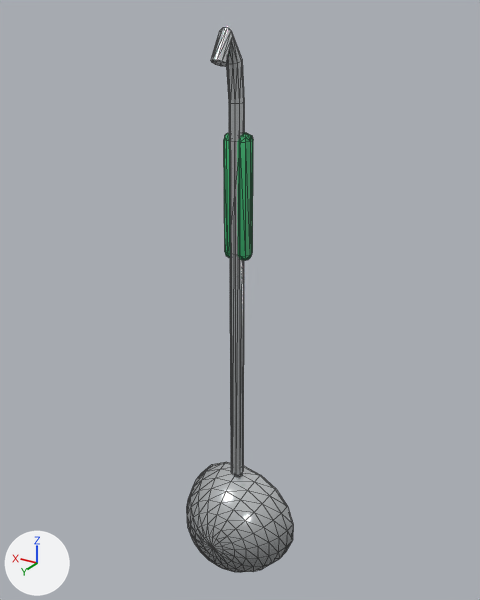
One commit to the glTF model assets/models/fp-ladle-4.gltf: the scene before it, then after it.
One viewpoint serves both versions: a 50 mm camera at (-0.183, 0.291, 0.022) aimed at (-0.001, -0.012, -0.13). The axes (+X, +Y, +Z) are drawn at lower left. The lights are the same throughout. The picture after the commit comes second. Mesh edges are drawn as thin lines. Vertices at exactly the same position are counted once.

The scene before the commit, as lines of its bpy script (objects in view):
```python
mat_chrome = principled_material('chrome')
mat_chrome.base_color = (0.768, 0.799, 0.815)  # white #e3e7e9
mat_chrome.metallic = 0.85
mat_chrome.roughness = 0.15
mat_grip_4 = principled_material('grip_4')
mat_grip_4.base_color = (0.0452, 0.451, 0.165)  # green #3cb371
me_model = bpy.data.meshes.new('model')
me_model.from_pydata(...)  # 444 vertices, 876 faces; spans x -0.038..0.038, y -0.019..0.021, z -0.327..0.016
# faces by material slot: [708, 108, 60]
me_model.materials.append(mat_chrome)  # white #e3e7e9
me_model.materials.append(mat_grip_4)  # green #3cb371
me_model.materials.append(mat_grip_text)  # white #ffffff
ob_model = bpy.data.objects.new('model', me_model)
ob_model.location = (0.0, 0.0, 0.0)
```
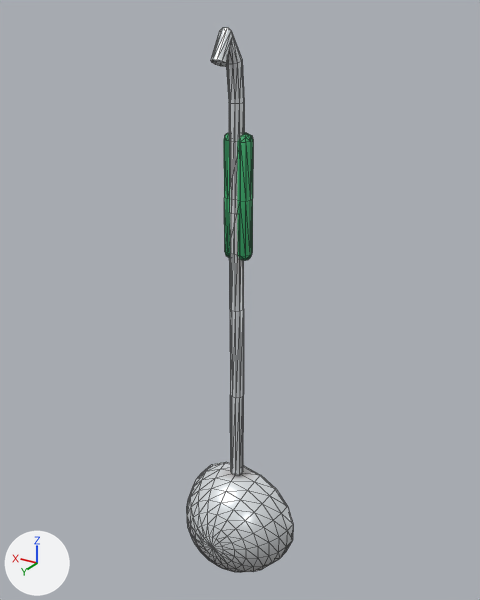
Edits to the bpy script that builds the scene:
```text
Change mat_chrome:
    remove # nodes: BsdfPrincipled, OutputMaterial
    remove # colours: white #e3e7e9
    nodes: BsdfPrincipled, Mix, OutputMaterial, VertexColor
    colours: white #e6ebee, mixed with the vertex colours
Change mat_grip_4:
    where n0 = _N.new('ShaderNodeBsdfPrincipled'); n0.name = 'Principled BSDF'
    remove n0.inputs[0].default_value = (0.0452, 0.451, 0.165, 1.0)  # 'Base Color', green #3cb371
    add n2 = _N.new('ShaderNodeMix'); n2.name = 'Mix'
    add n2.data_type = 'RGBA'
    add n2.blend_type = 'MULTIPLY'
    add n2.inputs[0].default_value = 1.0  # 'Factor'
    add n2.inputs[7].default_value = (0.0452, 0.451, 0.165, 1.0)  # 'B', green #3cb371
    add n3 = _N.new('ShaderNodeVertexColor'); n3.name = 'Color Attribute'
    add _L.new(n2.outputs[2], n0.inputs[0])  # 'Result' to 'Base Color'
    add _L.new(n3.outputs[0], n2.inputs[6])  # 'Color' to 'A'
Change me_model:
    used by ob_model
    remove me_model.from_pydata(...)  # 444 vertices, 876 faces; spans x -0.038..0.038, y -0.019..0.021, z -0.327..0.016
    add me_model.from_pydata(...)  # 486 vertices, 960 faces; spans x -0.038..0.038, y -0.019..0.021, z -0.327..0.016
    me_model part 1
    44 faces are deleted
    12 new vertices lie (0.0, 0.0, 0.031) away from vertices in x -0.008..0.008, y -0.017..-0.007, z -0.101
    6 new vertices lie (0.0, 0.0, 0.058) away from vertices in x -0.004..0.004, y -0.014..-0.01, z -0.25
    10 new vertices lie (0.0, 0.0, 0.057) away from vertices in x -0.004..0.004, y -0.014..-0.006, z -0.25..-0.192
    9 new vertices lie (0.0, 0.0, 0.058) away from vertices in x -0.004..0.003, y -0.014..-0.006, z -0.193..-0.135
    5 new vertices lie (0.0, 0.0, -0.058) away from vertices in x -0.003..0.004, y -0.01..-0.006, z -0.02
    80 new faces join them, mat_chrome
    48 new faces join them, mat_grip_4
```

Changed parts and their boxes (x1, y1, x2, y2) in the pictures (480 x 600 px):
'model', recoloured, reshaped: (187, 27, 293, 572) in both
part 1 of me_model, reshaped: (224, 103, 253, 475) in both
